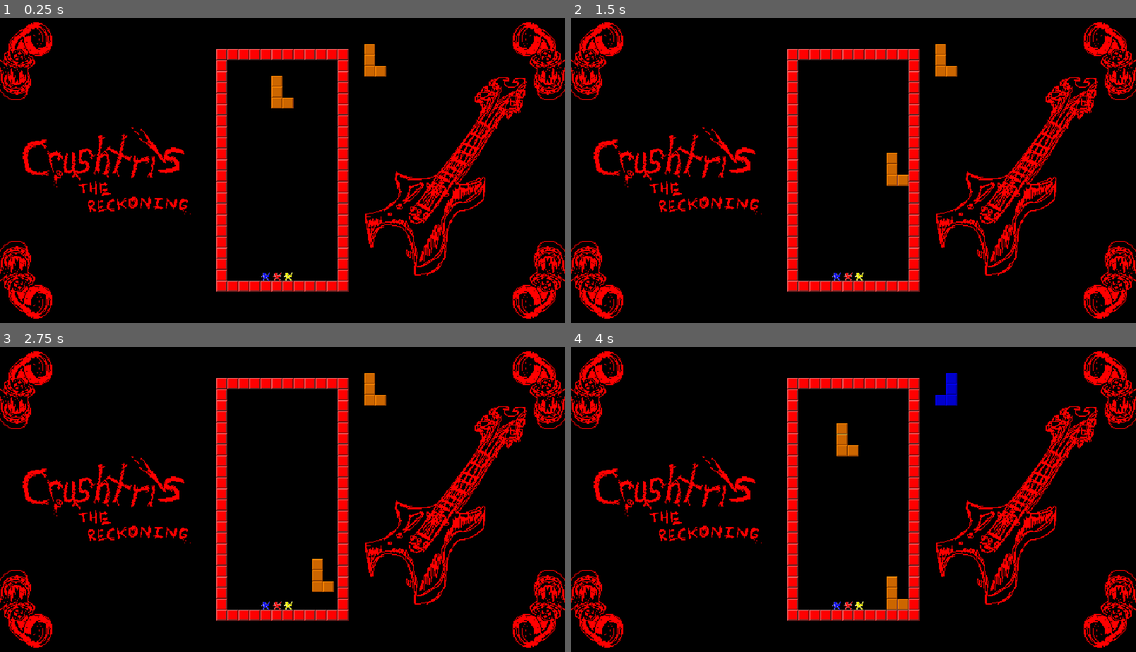
Above: before the commit, frames 1-4 (two rows, left to right).
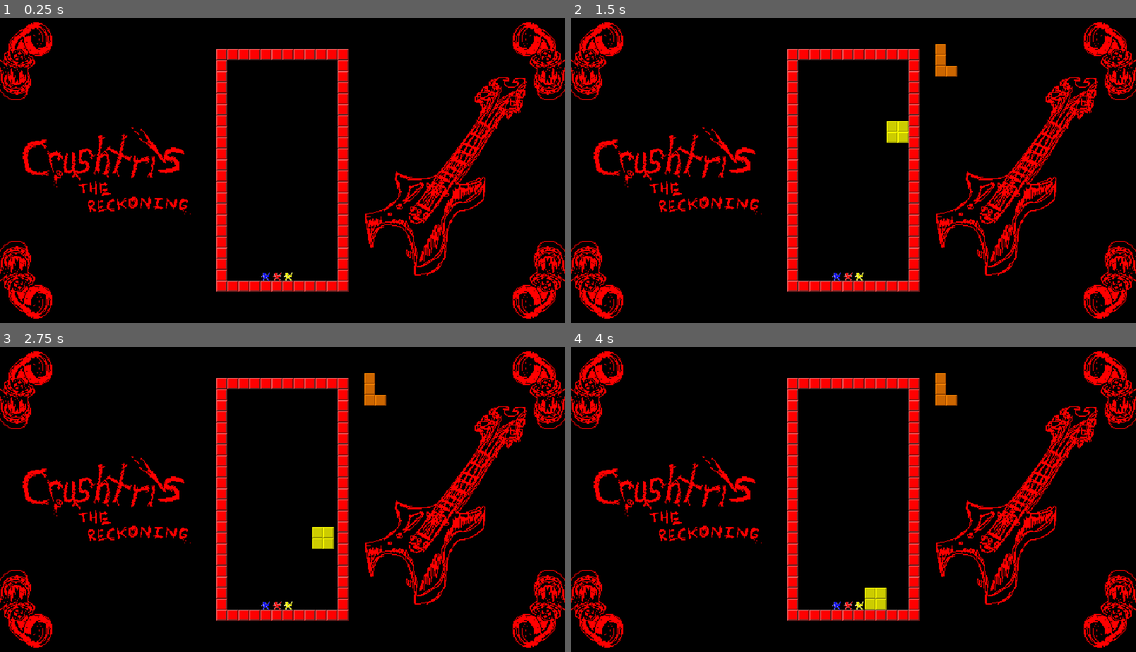
Above: after the commit, the same moments.

Repository: Galitie/mini-tyler-games
Game: Godot game, scene res://crushris/crushris.tscn
The game is run twice, just before and just after one commit, with the same random seed, the same clock (stepped at 60 frames per second) and the same inputs. This scene is started directly instead of the project's main scene. Video files are missing from this copy of the repository; at most half a second of black plays in their place.
Inputs (mouse positions are in pixels of both pictures, inside the frame that each line leads up to):
- Up to frame 1 (0.25 s): no input
- Up to frame 2 (1.5 s): tap Enter (start) at 0.5, 1.35 s; move the mouse to (977, 155) at 0.52 s; hold Right (move_piece_right) 0.53-1.28 s; hold Enter (start) 0.53-1.28 s; move the mouse to (740, 185) at 1.27 s; hold Left (move_piece_left) from 1.28 s (still down)
- Up to frame 3 (2.75 s): move the mouse to (339, 429) at 2.02 s; release Left (move_piece_left) at 2.03 s; hold Right (move_piece_right) from 2.03 s (still down); hold Enter (start) from 2.03 s (still down)
- Up to frame 4 (4 s): move the mouse to (825, 563) at 2.77 s; release Enter (start) at 2.78 s; tap Enter (start) at 2.85 s; move the mouse to (1023, 548) at 3.52 s; release Right (move_piece_right) at 3.53 s; hold Left (move_piece_left) from 3.53 s (still down); hold Enter (start) from 3.53 s (still down)

The runs differ from the first frame. In frame 1, 0.6% of the frame differs, in the area x 48-69%, y 8-30%; in frame 2, 0.6%; in frame 3, 0.6%; in frame 4, 1.3%, in the area x 47-69%, y 8-87%.

Commit message:
Crushtris is paused on game start press enter to start game

Diff:
--- a/crushris/crushris.gd
+++ b/crushris/crushris.gd
@@ -44,6 +44,7 @@
 var fall_blocks: Array = []
 
 var game_over: bool = false
+var game_paused: bool = true
 var players_killed: int = 0
 
 @onready var camera: Camera2D = $camera
@@ -65,10 +66,11 @@
 	for player in get_tree().get_nodes_in_group("players"):
 		player.connect("player_killed", _on_player_killed)
 
-	next_piece = piece_scenes.pick_random().instantiate()
-	spawn_piece()
 
 func _physics_process(delta) -> void:
+	if game_paused && Input.is_action_pressed("start"):
+		start_game()
+
 	if game_over:
 		camera.zoom = camera.zoom.lerp(Vector2(2, 2), zoom_weight * delta)
 
@@ -88,13 +90,13 @@
 		if !still_falling:
 			fall_blocks.clear()
 			check_rows()
-	elif !game_over && active_piece == null:
+	elif !game_over && active_piece == null && !game_paused:
 		spawn_piece()
 
 	if active_piece:
 		active_piece.position.x = move_toward(active_piece.position.x, piece_destination.x, PIECE_HORIZONTAL_SPEED * delta)
 
-		if !game_over:
+		if !game_over and !game_paused:
 			if Input.is_action_just_pressed("rotate_piece_left"):
 				active_piece.turn(-PI / 2)
 			if Input.is_action_just_pressed("rotate_piece_right"):
@@ -139,7 +141,7 @@
 							active_piece = null
 							$players_win.visible = true
 
-				if !game_over:
+				if !game_over and !game_paused:
 					spawn_piece()
 			else:
 				active_piece = null
@@ -187,3 +189,8 @@
 	if players_killed >= 3:
 		game_over = true
 		$blocks_win.visible = true
+
+func start_game() -> void:
+	game_paused = false
+	next_piece = piece_scenes.pick_random().instantiate()
+	spawn_piece()
